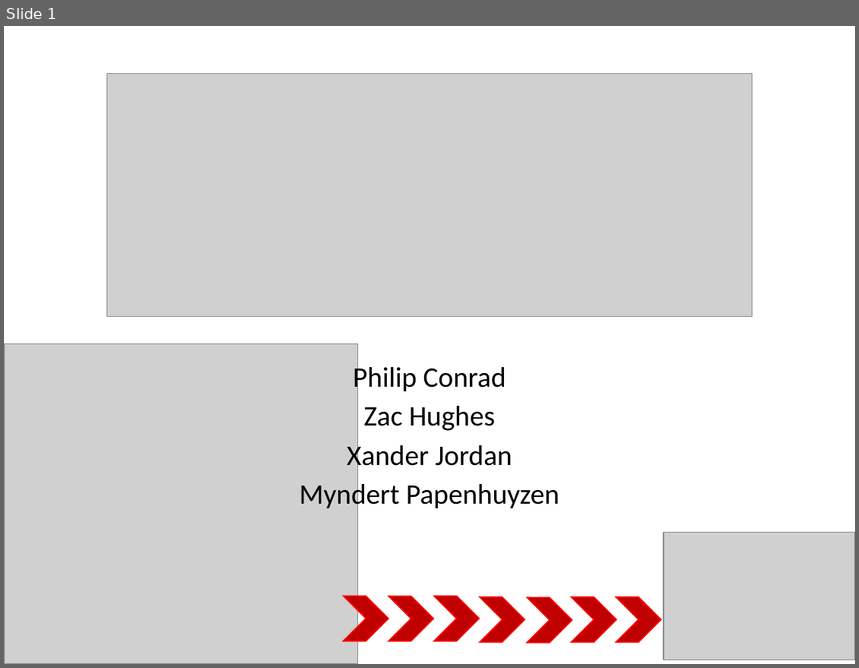
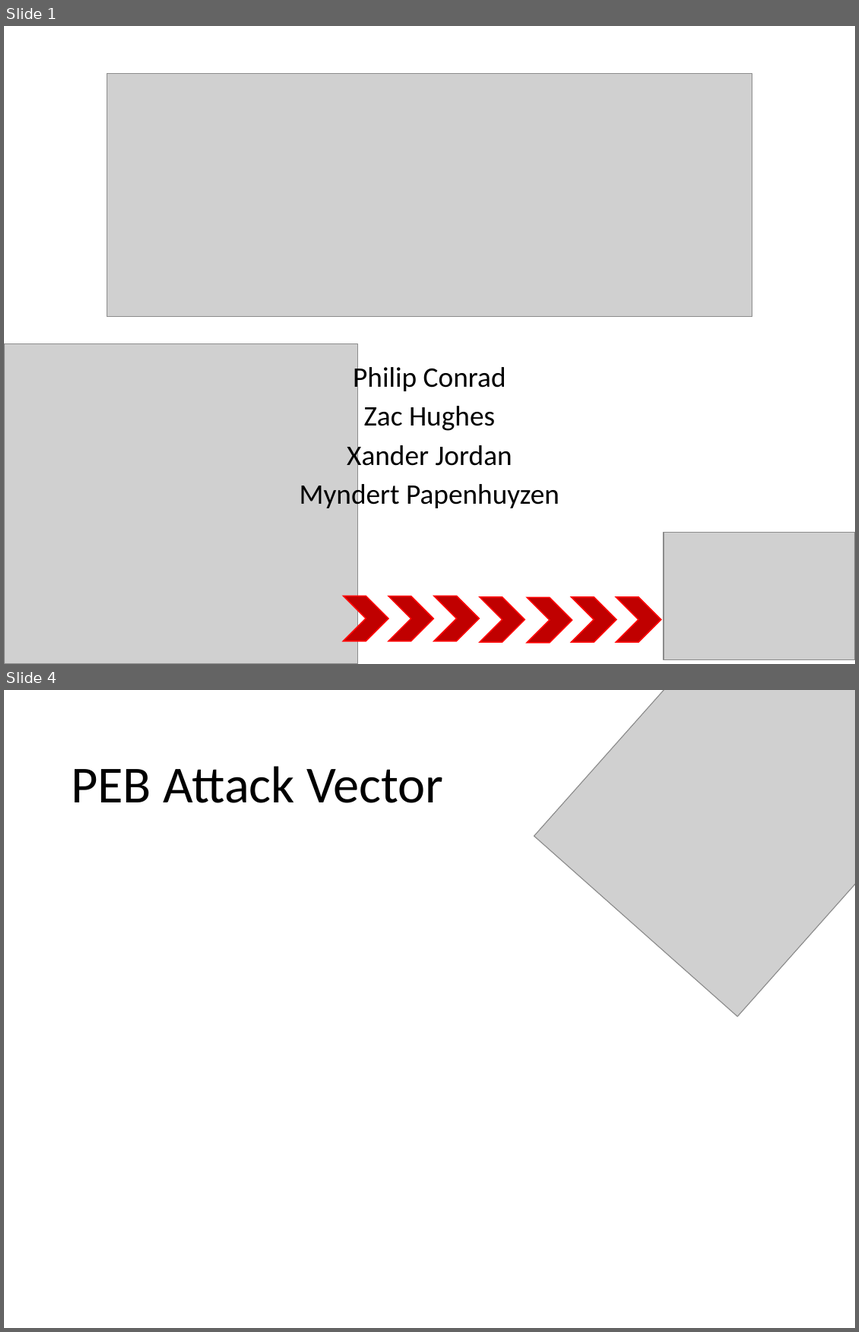
Before and after one commit to SCCapstone/omaha, a slide deck: docs/final-presentation.pptx. Shown one above the other, each under a label of ours: slide 1 before the commit, slides 1 and 4 after it; the slides between them are not shown. The pictures are 859x668 and 859x1332 pixels, drawn with LibreOffice and Linux fonts; fonts in the diff are those of the drawing; grey boxes stand for pictures. Boxes give left, top, right and bottom in pixels: in the first picture for what was removed or moved away, otherwise in the second. Text is boxed around its words. In the diff, an @@ line names an element or a change of style, - is before the commit and + after.

```diff
--- a/docs/final-presentation.pptx
+++ b/docs/final-presentation.pptx
@@ slide 4 added at (x1=4, y1=690, x2=855, y2=1328), background #FFFFFF @@
@@ picture added at (x1=534, y1=690, x2=855, y2=1017) @@
@@ title added at (x1=71, y1=766, x2=443, y2=803), 44 pt, text #000000 @@
+PEB Attack Vector
```
Also in this commit, not shown: 5 other slides added, 1 slide removed, 3 other files.
